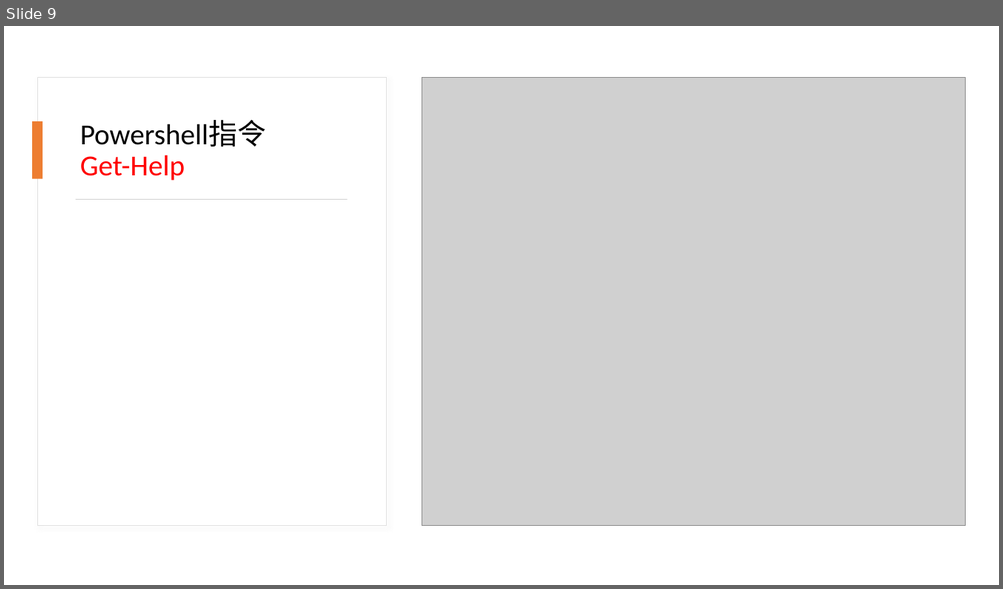
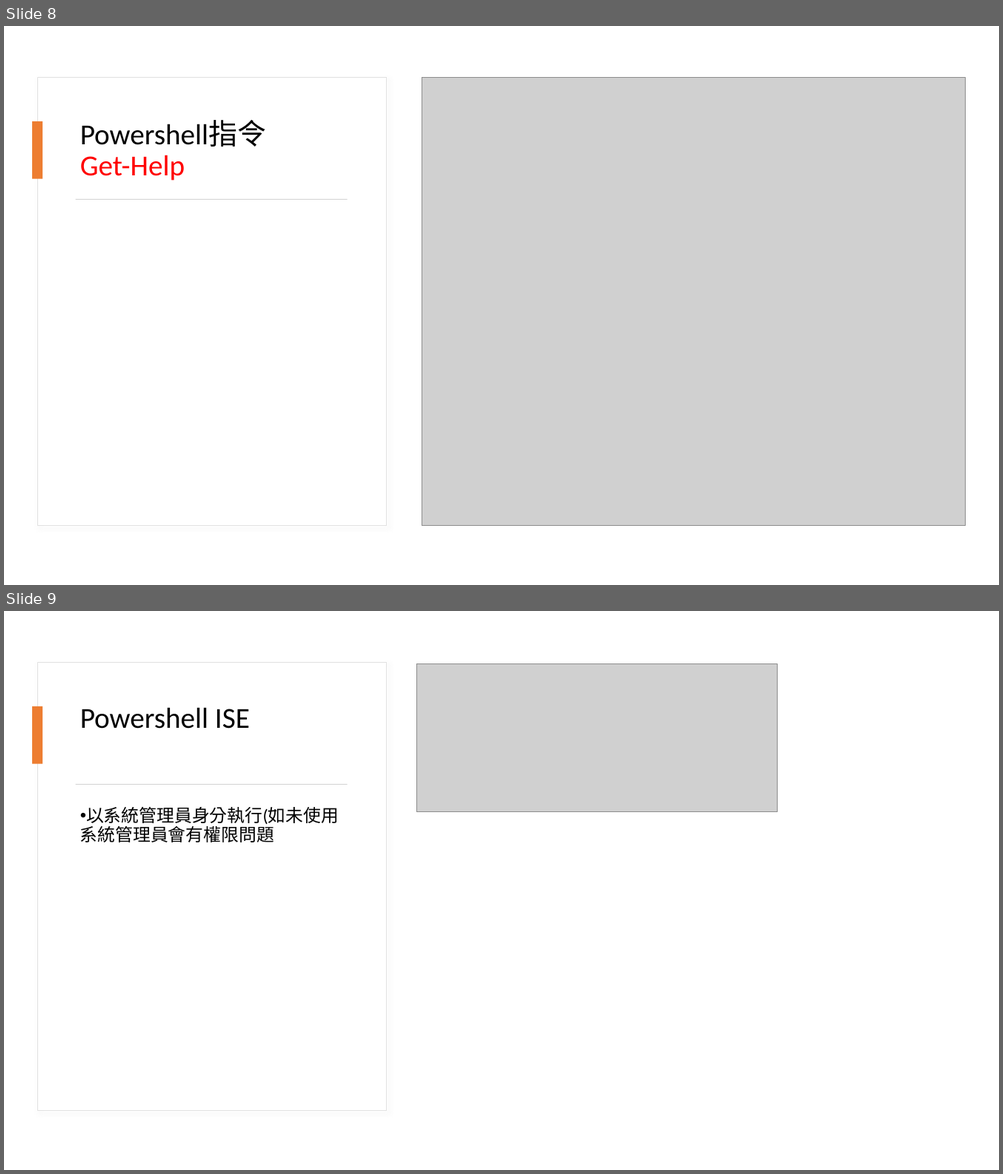
Before and after one commit to A080E101/2021-, a slide deck: 系統安全報告.pptx. Shown one above the other, each under a label of ours: slide 9 before the commit, slides 8 and 9 after it. The pictures are 1003x589 and 1003x1174 pixels, drawn with LibreOffice and Linux fonts; fonts in the diff are those of the drawing; grey boxes stand for pictures. Boxes give left, top, right and bottom in pixels: in the first picture for what was removed or moved away, otherwise in the second. Text is boxed around its words. In the diff, an @@ line names an element or a change of style, - is before the commit and + after.

```diff
--- a/系統安全報告.pptx
+++ b/系統安全報告.pptx
@@ slide 9 added at (x1=4, y1=611, x2=999, y2=1170), background #FFFFFF @@
@@ rectangle added at (x1=37, y1=663, x2=387, y2=1111), fill #FFFFFF, outline #E1E1E1 0.75 pt @@
@@ picture added at (x1=417, y1=664, x2=777, y2=812) @@
@@ rectangle added at (x1=32, y1=706, x2=42, y2=764), fill #ED7D31 @@
@@ title added at (x1=80, y1=707, x2=250, y2=729), 28 pt, text #000000 @@
+Powershell ISE
@@ rectangle added at (x1=76, y1=784, x2=347, y2=785), fill #D5D5D5 @@
@@ text added at (x1=80, y1=807, x2=338, y2=843), 17 pt, text #000000 @@
+• 以系統管理員身分執行(如未使用系統管理員會有權限問題
@@ what was slide 9 is now slide 8 @@
```
Also in this commit, not shown: 3 other slides added, 1 slide removed.
